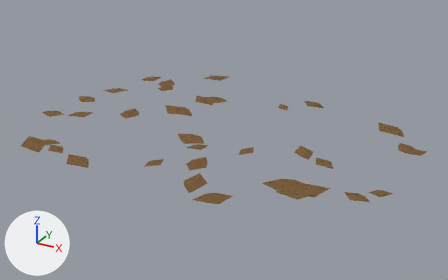
A saved change to the glTF model game-assets/models/fallen-leaves.glb.
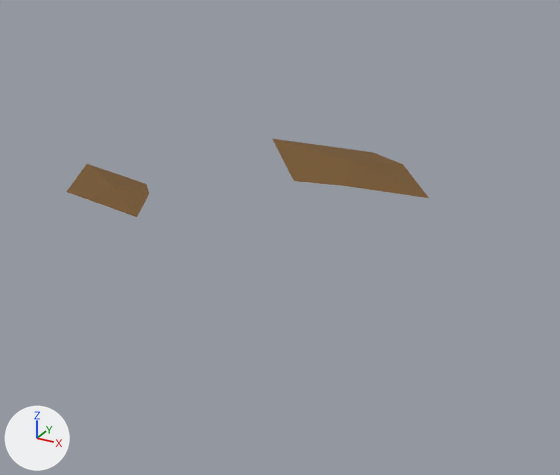
The first picture shows the older version from a camera (50 mm lens) standing at (1.324, -2.415, 1.153) and looking at (0.014, -0.033, -0.038). The close-ups show the older and then the newer version on the part from 60% to 76% of the width and 30% to 51% of the height of that picture. Only the edits that show in the close-ups are written down. The axes (+X, +Y, +Z) are drawn at lower left. The lights are the same throughout. Where no turn or scale is listed for an object, it has been applied to the vertices. Vertices at exactly the same position are counted once.

The scene before the commit, as lines of its bpy script (objects in view):
```python
mat_leaf_ochre = principled_material('leaf-ochre')
mat_leaf_ochre.base_color = (0.18, 0.094, 0.026)  # brown #76562d
mat_leaf_ochre.roughness = 0.92
me_curled_leaf_024 = bpy.data.meshes.new('Curled leaf.024')
me_curled_leaf_024.from_pydata([(0.1765, 0.3331, 0.018), (0.1382, 0.3418, 0.0204), (0.1167, 0.3537, 0.018), (0.1104, 0.4004, 0.0218), (0.1571, 0.3933, 0.018), (0.1685, 0.3715, 0.0204), (0.1435, 0.3668, 0.0237)], [], [(6, 0, 1), (6, 1, 2), (6, 2, 3), (6, 3, 4), (6, 4, 5), (6, 5, 0)])
me_curled_leaf_024.materials.append(mat_leaf_ochre)  # brown #76562d
me_curled_leaf_029 = bpy.data.meshes.new('Curled leaf.029')
me_curled_leaf_029.from_pydata([(0.3315, 0.4586, 0.018), (0.2766, 0.4446, 0.0214), (0.2411, 0.4457, 0.018), (0.2024, 0.5017, 0.0234), (0.267, 0.5232, 0.018), (0.296, 0.5027, 0.0214), (0.2669, 0.4801, 0.0262)], [], [(6, 0, 1), (6, 1, 2), (6, 2, 3), (6, 3, 4), (6, 4, 5), (6, 5, 0)])
me_curled_leaf_029.materials.append(mat_leaf_ochre)  # brown #76562d
ob_curled_leaf_024 = bpy.data.objects.new('Curled leaf.024', me_curled_leaf_024)
ob_curled_leaf_024.location = (0.0, 0.0, 0.0)
ob_curled_leaf_029 = bpy.data.objects.new('Curled leaf.029', me_curled_leaf_029)
ob_curled_leaf_029.location = (0.0, 0.0, 0.0)
```
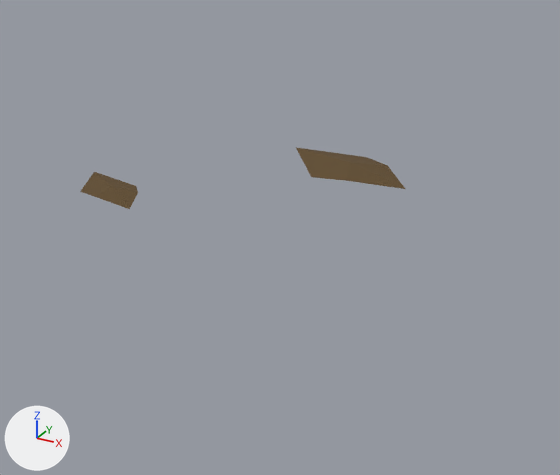
What differs and where, as boxes (x1, y1, x2, y2) in the close-ups (560 x 475 px):
'Curled leaf.029', recoloured, rescaled (30% narrower, 30% shorter): before (272, 139, 429, 198); after (296, 148, 405, 189)
'Curled leaf.024', recoloured, rescaled (29% narrower, 30% shorter): before (67, 164, 149, 217); after (80, 172, 138, 209)

The edits, one by one:
Material 'leaf-ochre' (mat_leaf_ochre) changes colour from brown #76562d to brown #5f4a2a; in linear values from (0.18, 0.094, 0.026) to (0.115, 0.069, 0.023).
me_curled_leaf_024 is used by ob_curled_leaf_024; location (0.0, 0.0, 0.0).
me_curled_leaf_024 had 7 vertices, 6 faces and spanned x 0.1104..0.1765, y 0.3331..0.4004, z 0.018..0.0237.
me_curled_leaf_024 now has 7 vertices, 6 faces and spans x 0.1206..0.1669, y 0.3429..0.39, z 0.0186..0.0226.
me_curled_leaf_024 part 1: the whole mesh is scaled about its middle by 0.7, then moved by (0.0003, -0.0003, -0.0002).
me_curled_leaf_029 is used by ob_curled_leaf_029; location (0.0, 0.0, 0.0).
me_curled_leaf_029 had 7 vertices, 6 faces and spanned x 0.2024..0.3315, y 0.4446..0.5232, z 0.018..0.0262.
me_curled_leaf_029 now has 7 vertices, 6 faces and spans x 0.2223..0.3127, y 0.4551..0.5101, z 0.0189..0.0246.
me_curled_leaf_029 part 2: the whole mesh is scaled about its middle by 0.7, then moved by (0.0006, -0.0013, -0.0004).
